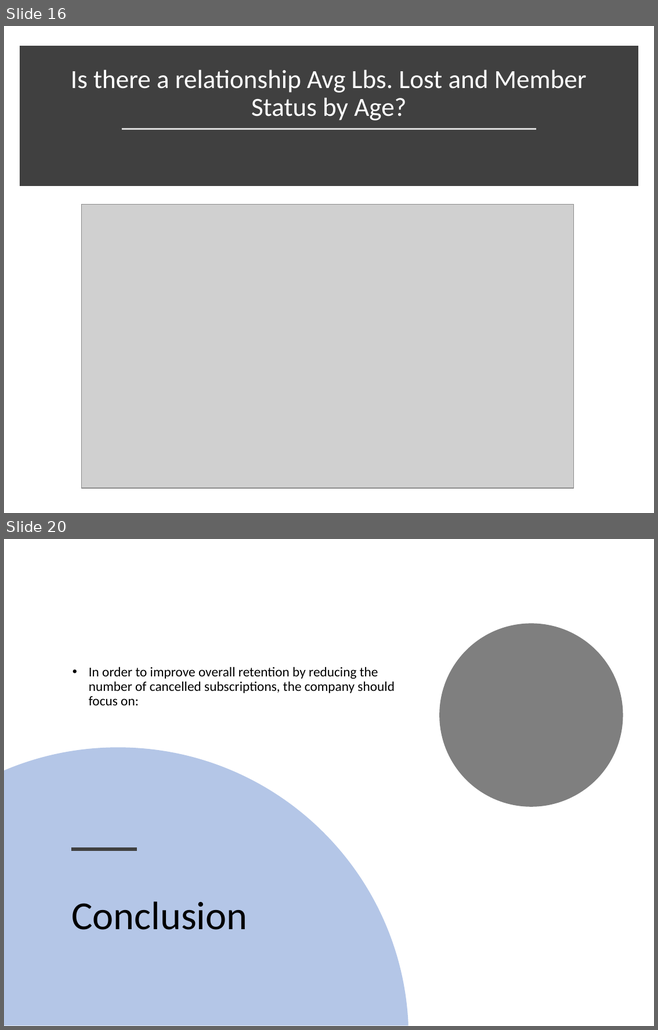
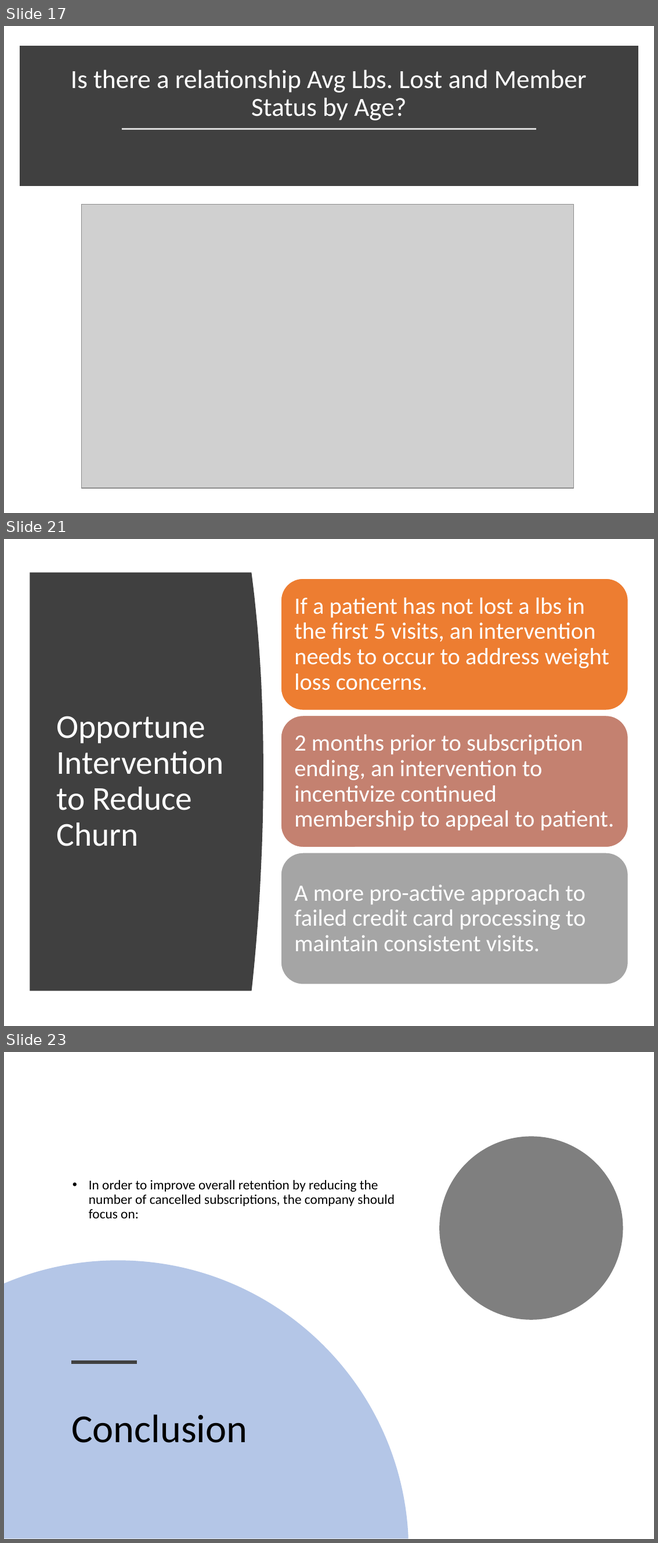
Before and after one commit to MarkovCredit/FinalPush_Churn, a slide deck: project outline.pptx. Shown one above the other, each under a label of ours: slides 16 and 20 before the commit, slides 17, 21 and 23 after it; the slides between them are not shown. The pictures are 658x1030 and 658x1543 pixels, drawn with LibreOffice and Linux fonts; fonts in the diff are those of the drawing; grey boxes stand for pictures. Boxes give left, top, right and bottom in pixels: in the first picture for what was removed or moved away, otherwise in the second. Text is boxed around its words. In the diff, an @@ line names an element or a change of style, - is before the commit and + after.

```diff
--- a/project outline.pptx
+++ b/project outline.pptx
@@ slide 21 added at [4, 539, 654, 1026], background #FFFFFF @@
@@ freeform shape added at [30, 573, 263, 991], fill #404040 @@
@@ title added at [56, 716, 223, 846], 37 pt, text #FFFFFF @@
+Opportune Intervention to Reduce Churn
@@ group added at [281, 578, 628, 984]: 3 rounded rectangles, 3 texts @@
+If a patient has not lost a lbs in the first 5 visits, an intervention needs to occur to address weight loss concerns.
+2 months prior to subscription ending, an intervention to incentivize continued membership to appeal to patient.
+A more pro-active approach to failed credit card processing to maintain consistent visits.
@@ what was slide 16 is now slide 17 @@
@@ what was slide 20 is now slide 23 @@
```
Also in this commit, not shown: 5 slides changed, 3 other slides added, 1 slide removed.
